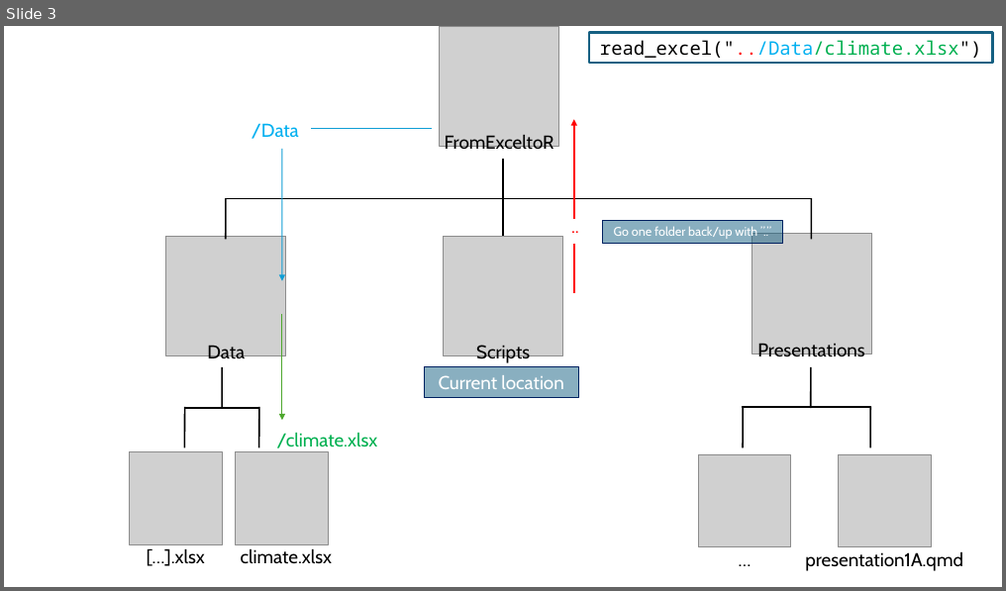
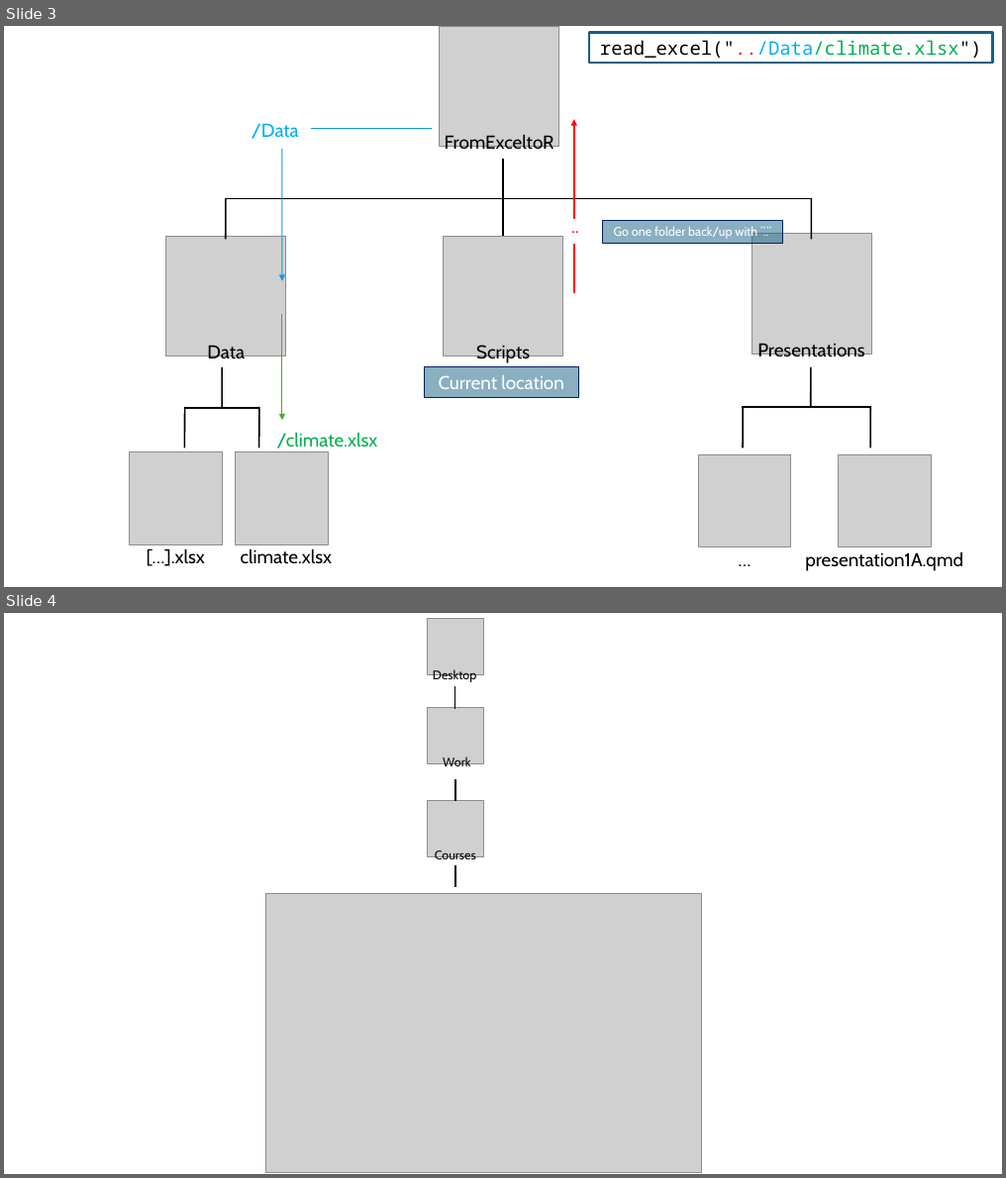
Before and after one commit to Center-for-Health-Data-Science/FromExceltoR, a slide deck: Teachers/Figures/make_figures.pptx. Shown one above the other, each under a label of ours: slide 3 before the commit, slides 3 and 4 after it. The pictures are 1006x591 and 1006x1178 pixels, drawn with LibreOffice and Linux fonts; fonts in the diff are those of the drawing; grey boxes stand for pictures. Boxes give left, top, right and bottom in pixels: in the first picture for what was removed or moved away, otherwise in the second. Text is boxed around its words. In the diff, an @@ line names an element or a change of style, - is before the commit and + after.

```diff
--- a/Teachers/Figures/make_figures.pptx
+++ b/Teachers/Figures/make_figures.pptx
@@ slide 4 added at <box>4,613,1002,1174</box>, background #FFFFFF @@
@@ picture added at <box>427,618,483,674</box> @@
@@ text added at <box>433,669,476,683</box>, 12 pt, text #000000 @@
+Desktop
@@ line added from (455, 687) to (455, 709), #000000 1.5 pt @@
@@ picture added at <box>427,707,483,763</box> @@
@@ text added at <box>443,757,470,770</box>, 12 pt, text #000000 @@
+Work
@@ line added from (455, 779) to (455, 801), #000000 1.5 pt @@
@@ picture added at <box>427,801,483,858</box> @@
@@ text added at <box>435,851,476,863</box>, 12 pt, text #000000 @@
+Courses
@@ line added from (455, 865) to (455, 888), #000000 1.5 pt @@
@@ picture added at <box>265,894,701,1173</box> @@
```
Also in this commit, not shown: 1 slide changed, 44 other files.
